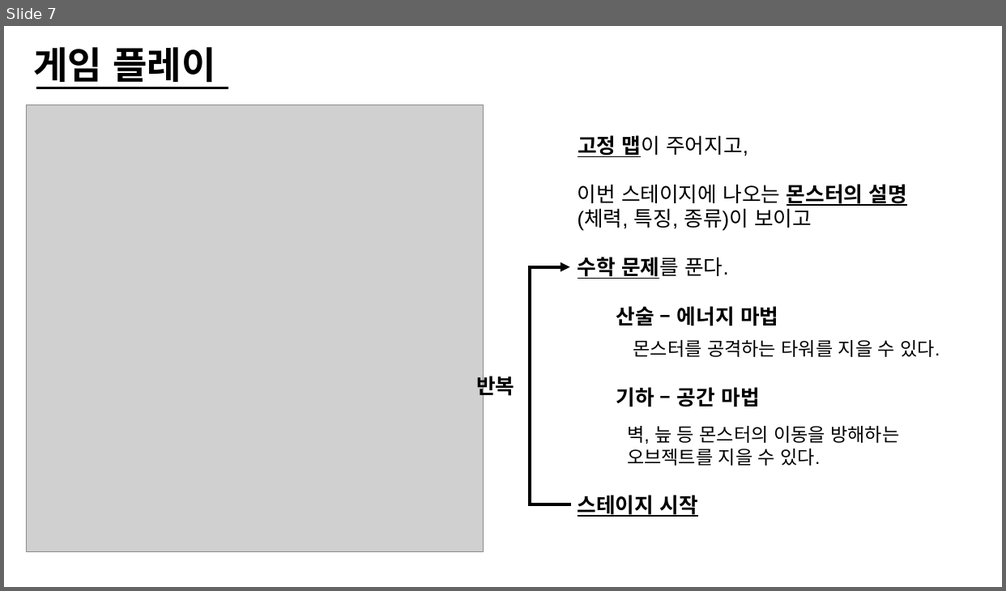
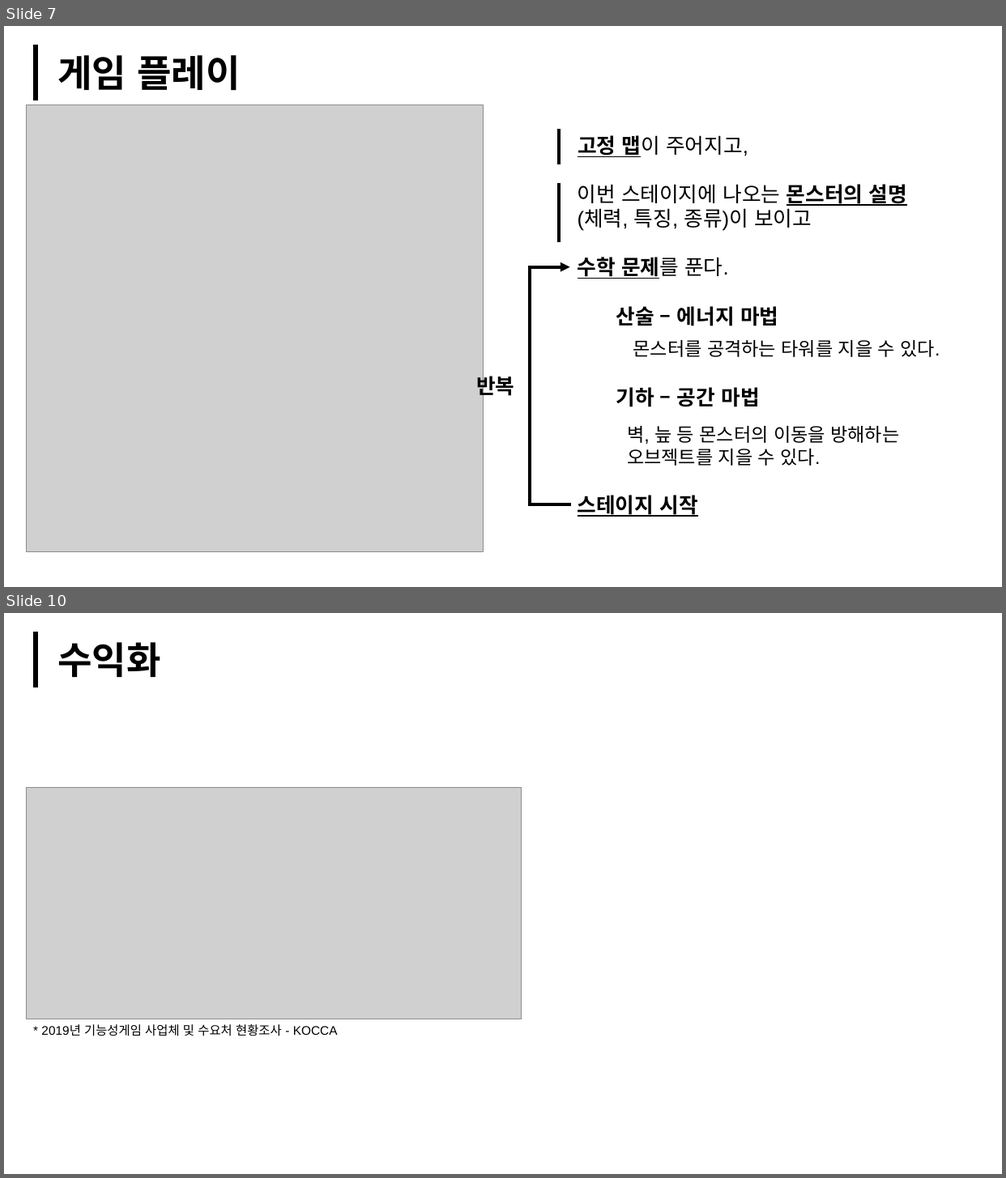
Before and after one commit to Bandyck/Design, a slide deck: 컨셉PT_Serious_임경태.pptx. Shown one above the other, each under a label of ours: slide 7 before the commit, slides 7 and 10 after it; the slides between them are not shown. The pictures are 1006x591 and 1006x1178 pixels, drawn with LibreOffice and Linux fonts; fonts in the diff are those of the drawing; grey boxes stand for pictures. Boxes give left, top, right and bottom in pixels: in the first picture for what was removed or moved away, otherwise in the second. Text is boxed around its words. In the diff, an @@ line names an element or a change of style, - is before the commit and + after.

```diff
--- a/컨셉PT_Serious_임경태.pptx
+++ b/컨셉PT_Serious_임경태.pptx
@@ slide 10 added at [4, 613, 1002, 1174], background #FFFFFF @@
@@ line added from (36, 632) to (36, 688), #000000 5 pt @@
@@ text added at [57, 642, 161, 677], 36 pt, text #000000, bold @@
+수익화
@@ picture added at [26, 787, 521, 1020] @@
@@ text added at [41, 1024, 338, 1037], 12 pt, text #000000 @@
+* 2019년 기능성게임 사업체 및 수요처 현황조사 - KOCCA
@@ slide 7 changed as well @@
@@ line added from (36, 45) to (36, 101), #000000 5 pt @@
@@ text "게임 플레이" rewrapped from [33, 47, 216, 88] to [57, 55, 241, 90] @@
@@ line removed from (36, 88) to (228, 88) @@
@@ line added from (560, 130) to (560, 165), #000000 3 pt @@
@@ line added from (560, 183) to (560, 242), #000000 3 pt @@
```
Also in this commit, not shown: 7 other slides changed, 7 other slides added, 2 slides removed, 2 other files.
